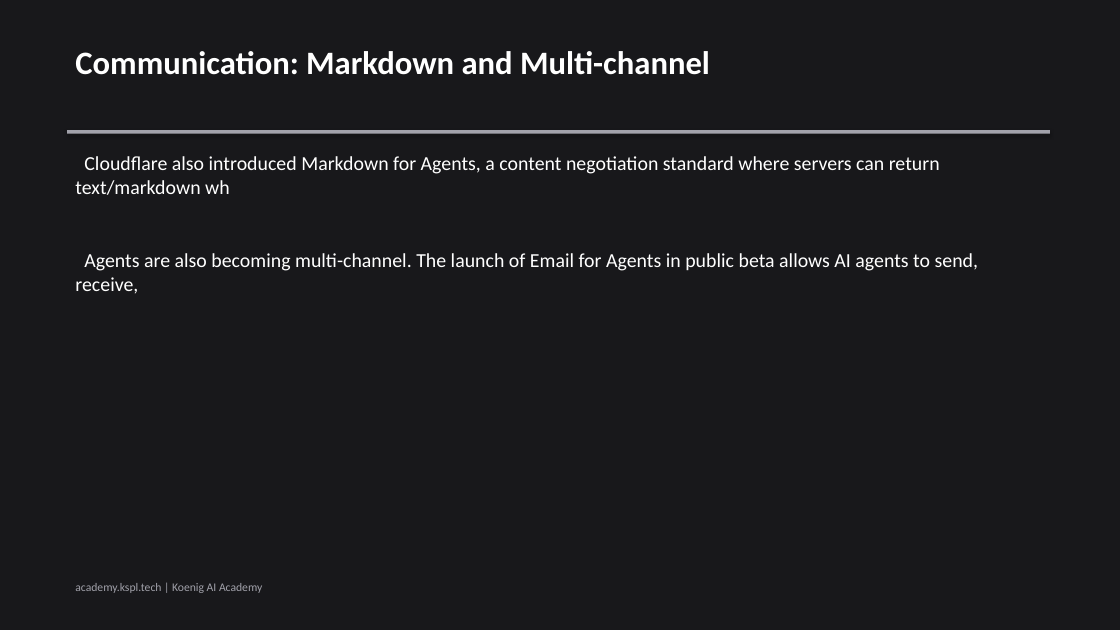
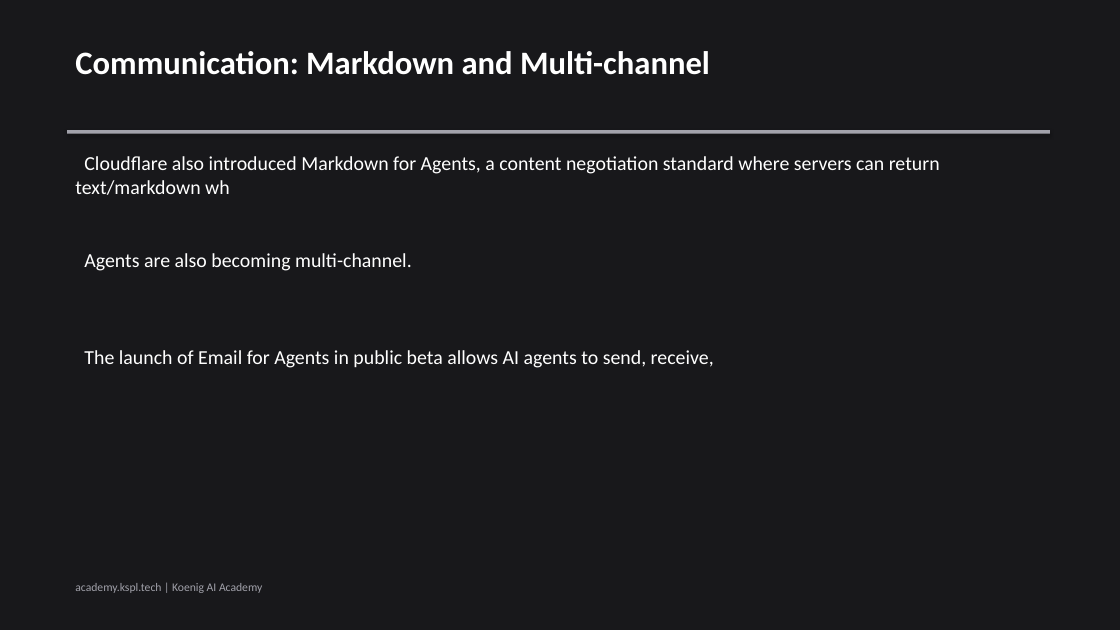
Before and after one commit to Koenig-Solutions-Private-Limited/koenig-ai-org, a slide deck: slide 6 of vault/blogs/cloudflare-agents-week-2026-explained/slides.pptx. Drawn at 1120x630 pixels with LibreOffice and Linux fonts; fonts in the diff are those of the drawing. Boxes give left, top, right and bottom in pixels: in the first picture for what was removed or moved away, otherwise in the second. Text is boxed around its words. In the diff, an @@ line names an element or a change of style, - is before the commit and + after.

```diff
--- a/vault/blogs/cloudflare-agents-week-2026-explained/slides.pptx
+++ b/vault/blogs/cloudflare-agents-week-2026-explained/slides.pptx
@@ text at (84,253,412,271): text changed @@
-Agents are also becoming multi-channel. The launch of Email for Agents in public beta allows AI agents to send, receive,
+Agents are also becoming multi-channel.
@@ text added at (84,350,714,368), 17 pt, text #FFFFFF @@
+The launch of Email for Agents in public beta allows AI agents to send, receive,
```
Also in this commit, not shown: 3 other slides changed, 9 other files.
